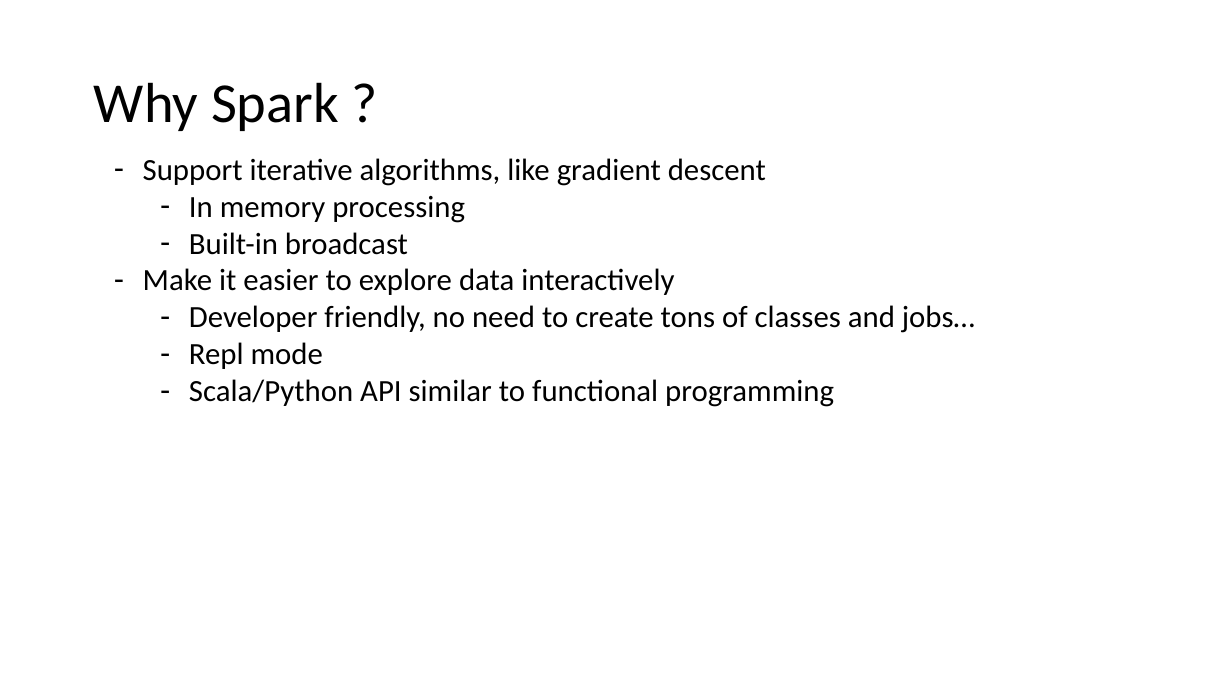
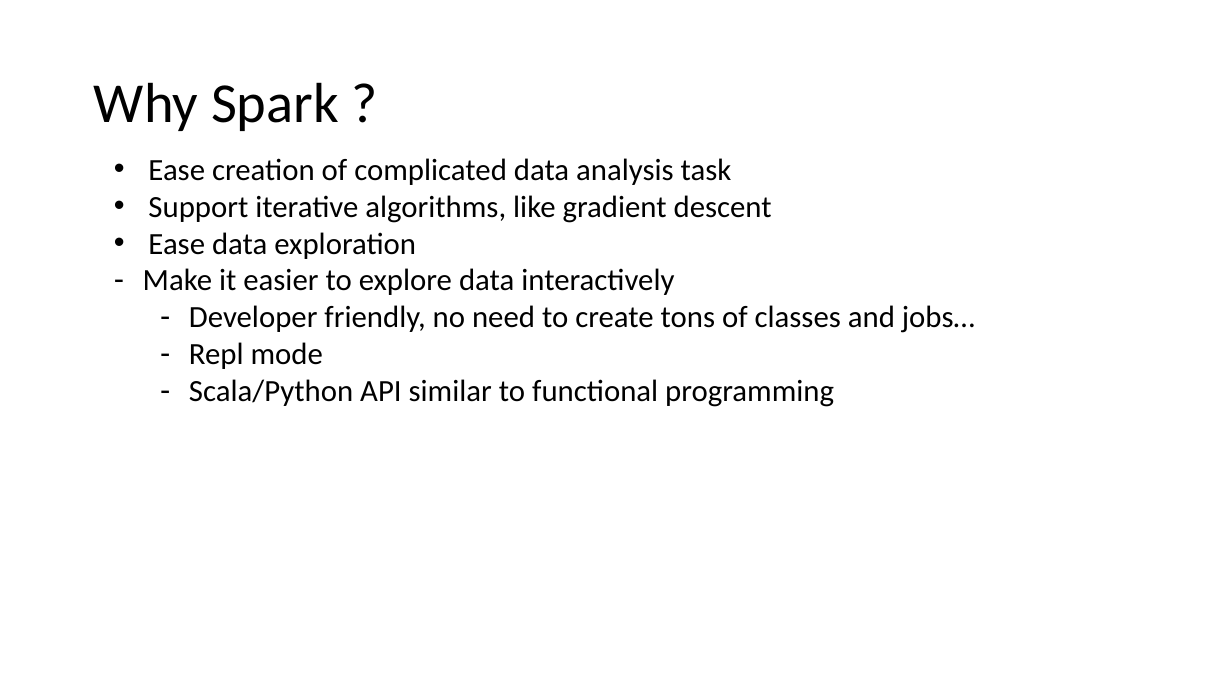
Before and after one commit to criteo-research/master-iasd, a slide deck: slide 2 of module4/td1/td1-spark-rdd.pptx (slide 1 before the commit). Drawn at 1232x693 pixels with LibreOffice and Linux fonts; fonts in the diff are those of the drawing. Boxes give left, top, right and bottom in pixels: in the first picture for what was removed or moved away, otherwise in the second. Text is boxed around its words. In the diff, an @@ line names an element or a change of style, - is before the commit and + after.

Commit message:
RDD : Change slides 1 to 6 and move pdf

```diff
--- a/module4/td1/td1-spark-rdd.pptx
+++ b/module4/td1/td1-spark-rdd.pptx
@@ text at (148,158,732,185): paragraph added @@
+• Ease creation of complicated data analysis task
@@ text at (148,195,772,223): bullet - to • @@
@@ text at (148,232,416,259): text changed @@
-  – In memory processing
-  – Built-in broadcast
+• Ease data exploration
```
Also in this commit, not shown: 2 other slides changed, 1 slide added, 2 other files.
